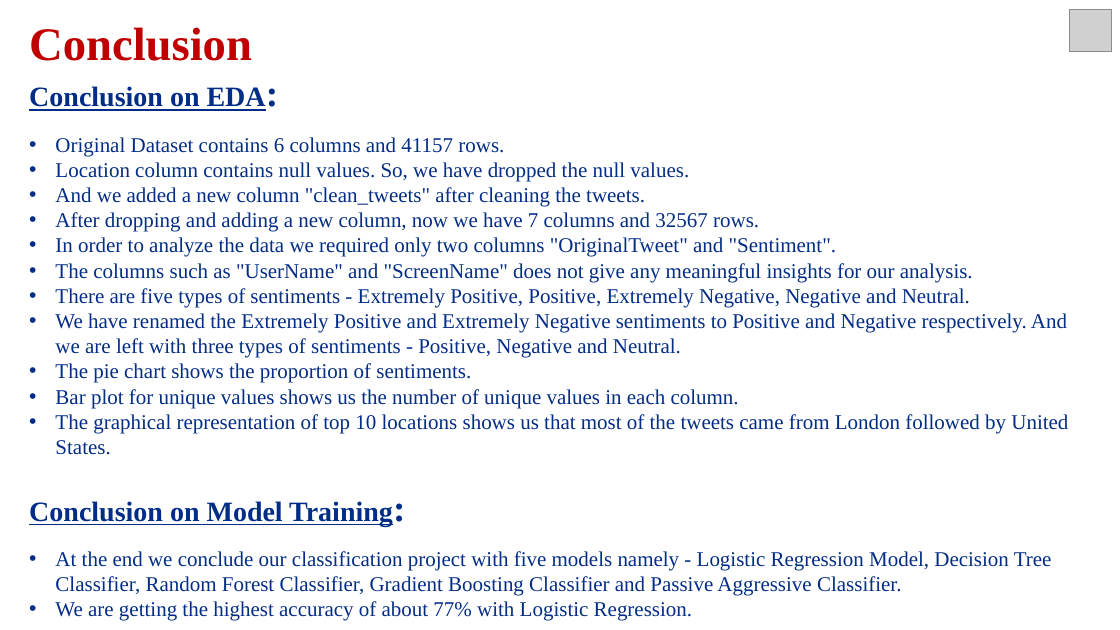
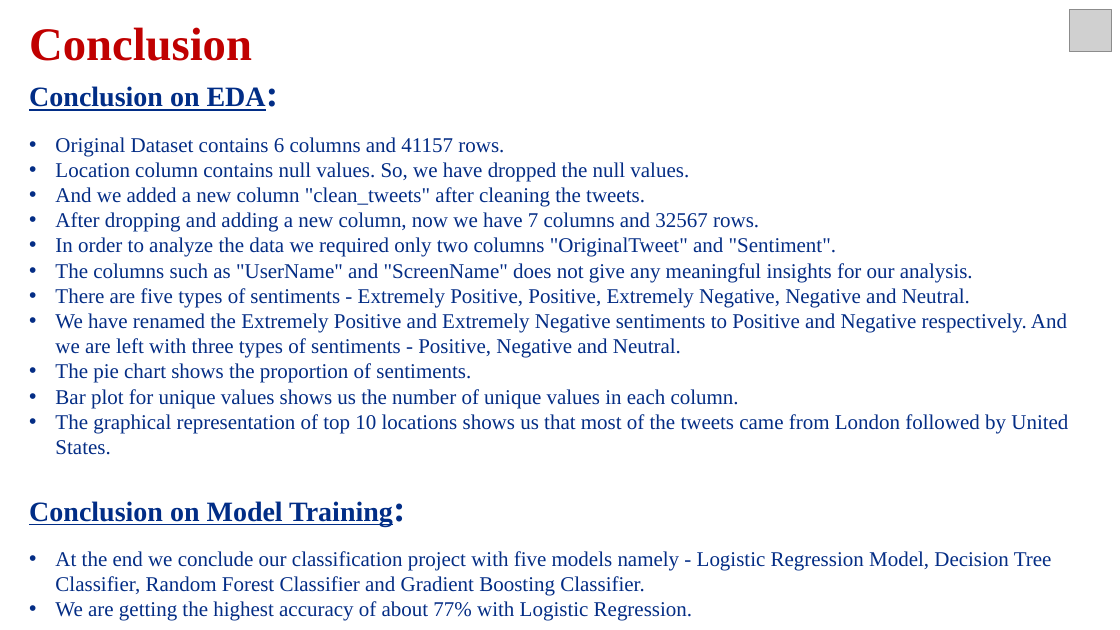
Before and after one commit to varsha-rani-15/Coronavirus-Tweet-Sentiment-Analysis, a slide deck: slide 26 of ML Classification_Presentation.pptx (slide 22 before the commit). Drawn at 1120x630 pixels with LibreOffice and Linux fonts; fonts in the diff are those of the drawing; grey boxes stand for pictures. Boxes give left, top, right and bottom in pixels: in the first picture for what was removed or moved away, otherwise in the second. Text is boxed around its words. In the diff, an @@ line names an element or a change of style, - is before the commit and + after.

```diff
--- a/ML Classification_Presentation.pptx
+++ b/ML Classification_Presentation.pptx
@@ text at [55, 551, 1052, 596]: text changed @@
-• At the end we conclude our classification project with five models namely - Logistic Regression Model, Decision Tree Classifier, Random Forest Classifier, Gradient Boosting Classifier and Passive Aggressive Classifier.
+• At the end we conclude our classification project with five models namely - Logistic Regression Model, Decision Tree Classifier, Random Forest Classifier and Gradient Boosting Classifier.
```
Also in this commit, not shown: 4 other slides changed, 7 slides added, 3 slides removed.
